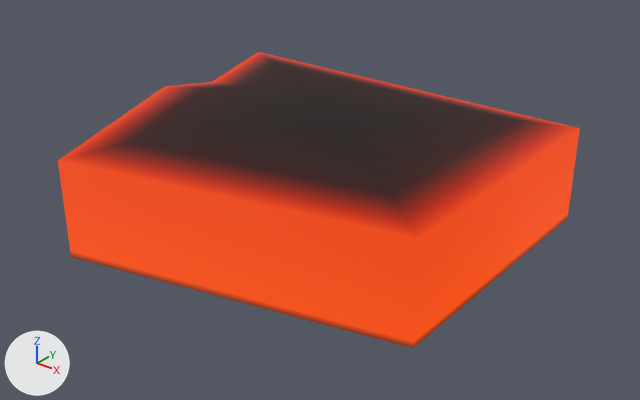
One commit to the glTF model flow_raft.glb: the scene before it, then after it.
Both versions are drawn from a camera (50 mm lens) standing at (1.455, -1.86, 1.075) and looking at (-0.069, 0.046, -0.107). Every picture has the same lights, and +X, +Y and +Z are marked at lower left. The first picture is the older version.

In view in the first picture: 'raft'.
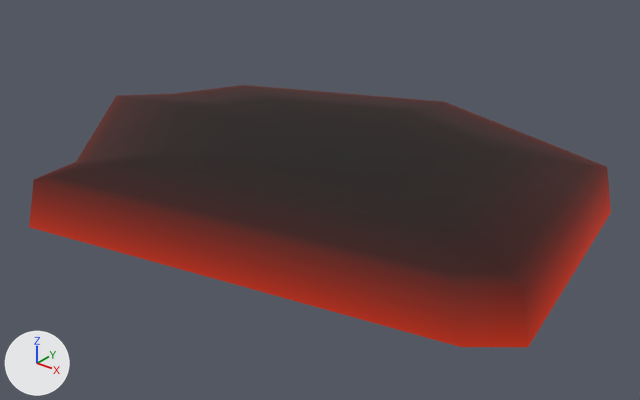
Pixel boxes [x1, y1, x2, y2] of what changed, in the pictures (640 x 400 px):
'raft', reshaped (11% wider, 11% shorter)
    before: [58, 52, 580, 348]
    after: [29, 85, 611, 347]

What the commit changed:
me_mesh_0 is used by ob_raft; location (0.0, 0.0, 0.0).
me_mesh_0 had 19 vertices, 30 faces and spanned x -0.756..0.523, y -0.573..0.539, z -0.18..0.2.
me_mesh_0 now has 28 vertices, 45 faces and spans x -1.032..0.772, y -0.602..0.741, z -0.12..0.08.
me_mesh_0 part 1: the whole mesh is rebuilt.
